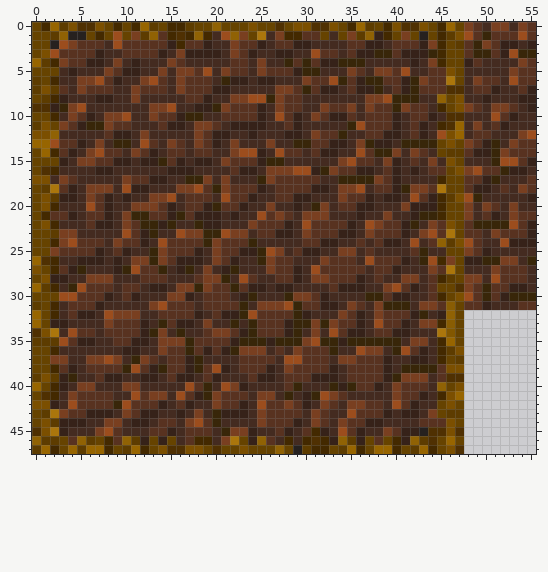
A pixel-art sprite gets an edit: public/images/surfaces/dirt_to_iron.png. This is how it looked before the edit.
The file is 112x96 pixels, drawn in blocks of 2x2; one block is one cell here. Colours within 5 levels of each other are drawn and written as one.
New version:
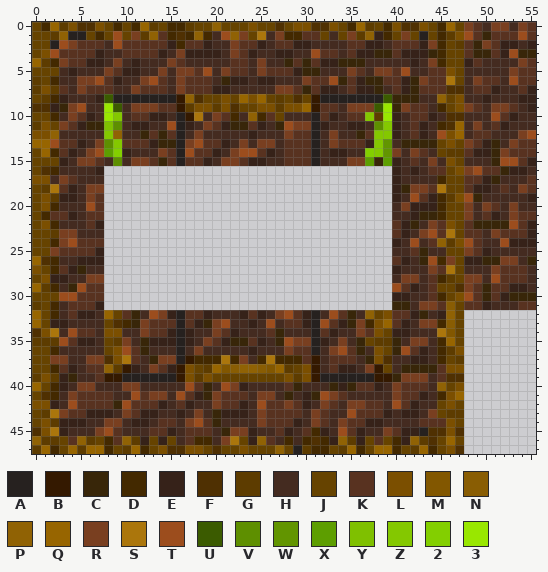
Palette (. is transparent): A #26211f  B #341900  C #382609  D #432900  E #362219  F #4f3002  G #5d3c00  H #442b20  J #664300  K #583220  L #7b4f00  M #825700  N #895d03  P #906204  Q #976500  R #793f20  S #ab760c  T #9c4d1d  U #3b5b00  V #5e8f00  W #629500  X #5d9e00  Y #7fc000  Z #84c800  2 #83cf00  3 #99e700
Edits made:
Changed rows in their new state; - is an unchanged pixel.
first column x 8:
 8 UAAAAAAABPFJJLJQLQJGJFJBAAAAAAAU
 9 3U-RR-KKBGLLGLFJJLLGLLQBK-H-R-U3
10 3ZHKKEEHABS-R-DHPDKJHH-A--H-KZG3
11 YVHEE-HTAEH--ECCK--CTRRAE--EEHVZ
12 ZPH-CKCKA--HHH------RKKAHRH-C-ZZ
13 VZKKKECCART-KEHR-R--KKKAHRKKKEZW
14 X2EHHHR-AT--E----KEH--KAH-E-H2ZW
15 HVHRRK--AKK---R-E-HHKKKA--HRRXCX
16 ................................
17 ................................
18 ................................
19 ................................
20 ................................
21 ................................
22 ................................
23 ................................
24 ................................
25 ................................
26 ................................
27 ................................
28 ................................
29 ................................
30 ................................
31 ................................
32 QJKC-TREA-KEHHHEKEHRTK-A-TKCHPJL
33 JFDCRKK-AKECRTH-EHTHKKEATKECRDLQ
34 LLHHRKKEAE-H-KEHHH-CHH-AKEHHRKLJ
35 JGRHCEEEAEHR-EC-KEH-TR-AEHRH-JGG
36 JLTKC-HHAHRHHHHHEH-HRK-AHRTKCHLJ
37 FLSKHCRRABDDDSDRHDSDDD-BHKKKHCLF
38 PGBEHRKEBLJGQMNPPNMQGJLBHKEEHRBJ
39 BBAAAAAABLGLJJJJJJJJLGLBAAAAAABB
Where, in picture pixels (left, top, right, bottom), the same in both pictures:
changed: (104, 94, 392, 382)
